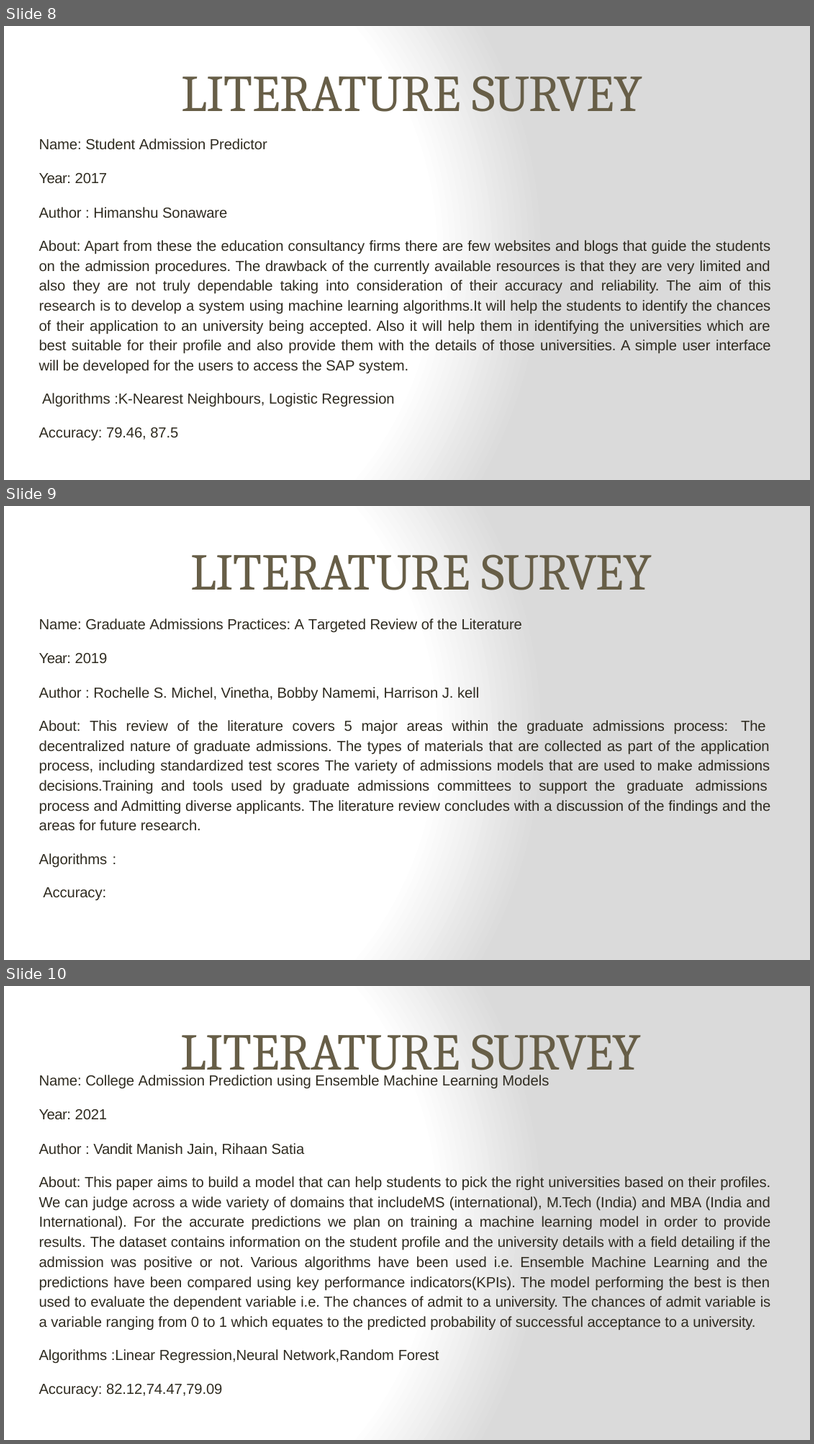
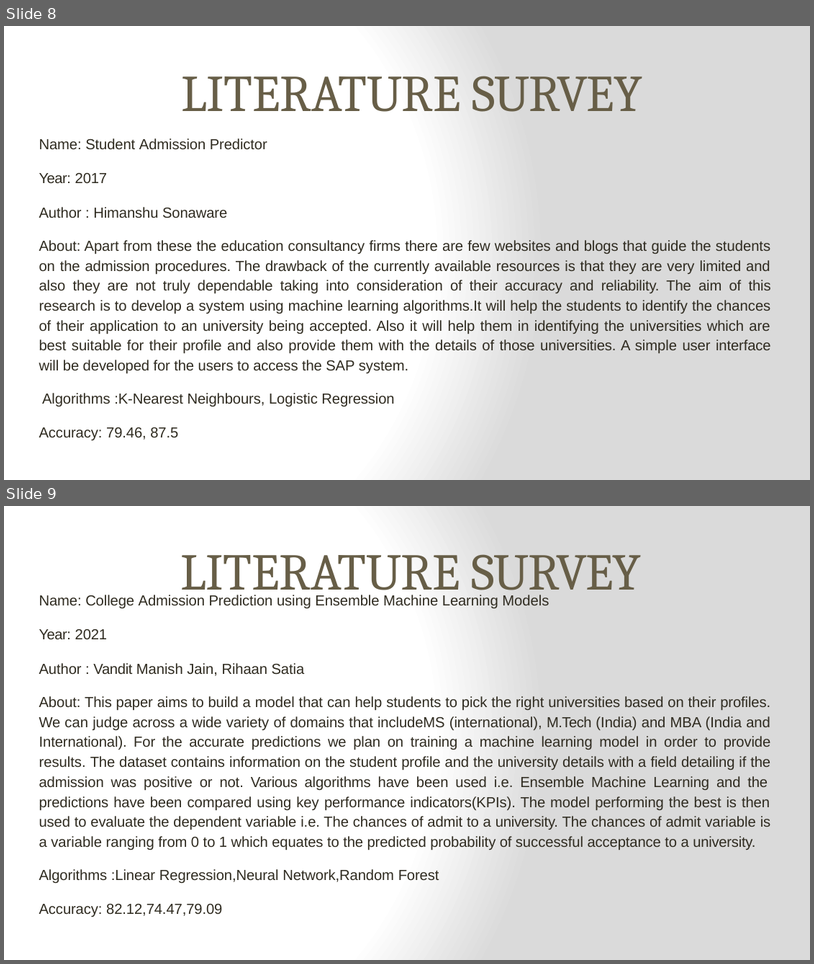
Before and after one commit to IBM-EPBL/IBM-Project-33912-1660228832, a slide deck: University Admit Eligibility Predictor literacy survey.pptx. Shown one above the other, each under a label of ours: slides 8, 9 and 10 before the commit, slides 8 and 9 after it. The pictures are 814x1444 and 814x964 pixels, drawn with LibreOffice and Linux fonts; fonts in the diff are those of the drawing. Boxes give left, top, right and bottom in pixels: in the first picture for what was removed or moved away, otherwise in the second. Text is boxed around its words. In the diff, an @@ line names an element or a change of style, - is before the commit and + after.

```diff
--- a/University Admit Eligibility Predictor literacy survey.pptx
+++ b/University Admit Eligibility Predictor literacy survey.pptx
@@ slide 9 removed at [4,506,810,960], background gradient #FFFFFF to #DADADA @@
@@ title removed at [190,554,652,590] @@
-LITERATURE SURVEY
@@ text removed at [39,618,771,900] @@
-Name: Graduate Admissions Practices: A Targeted Review of the Literature
-Year: 2019
-Author : Rochelle S. Michel, Vinetha, Bobby Namemi, Harrison J. kell
-About: This review of the literature covers 5 major areas within the graduate admissions process: The decentralized nature of graduate admissions. The types of materials that are collected as part of the application process, including standardized test scores The variety of admissions models that are used to make admissions decisions.Training and tools used by graduate admissions committees to support the graduate admissions process and Admitting diverse applicants. The literature review concludes with a discussion of the findings and the areas for future research.
-Algorithms : Accuracy:
@@ what was slide 10 is now slide 9 @@
```
Also in this commit, not shown: 1 other slide removed.
